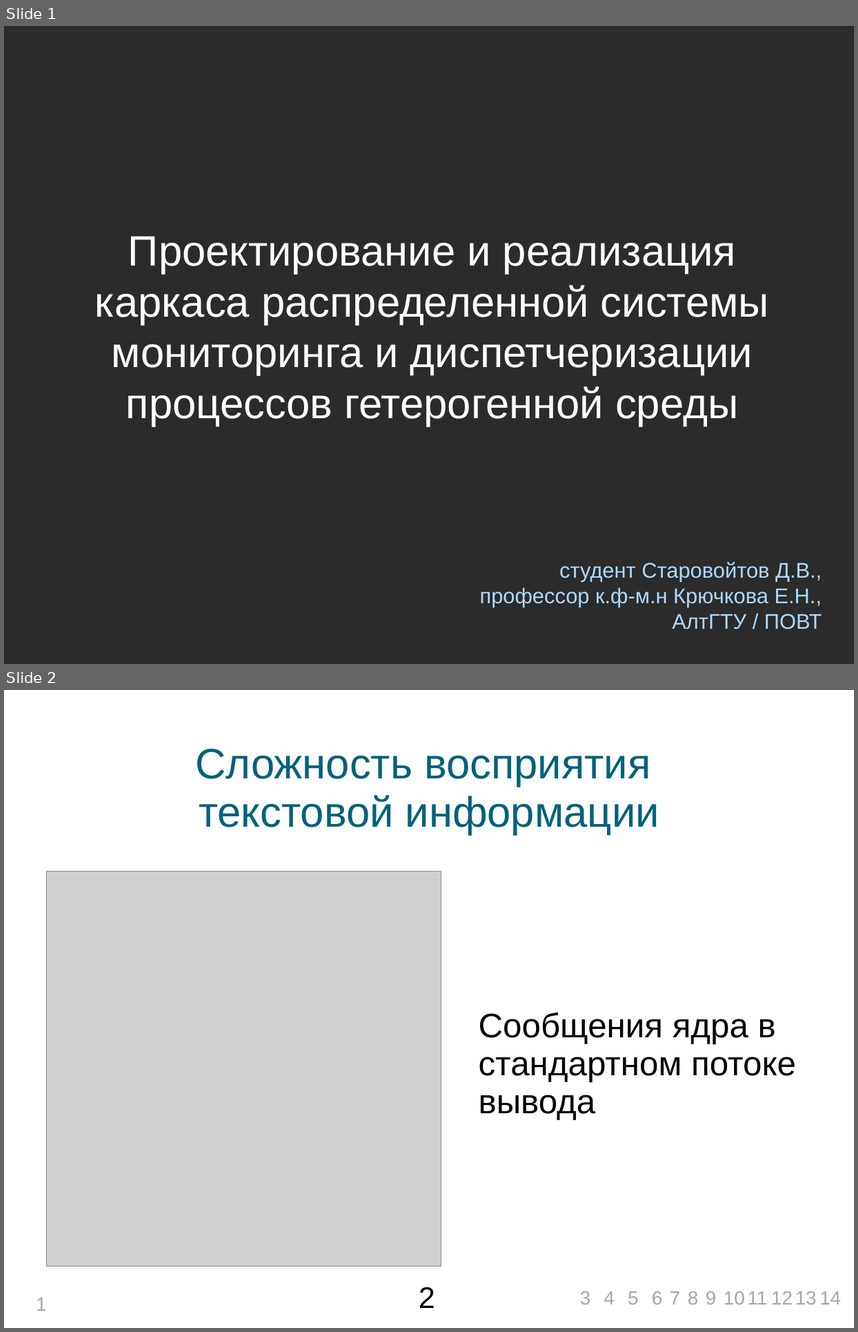
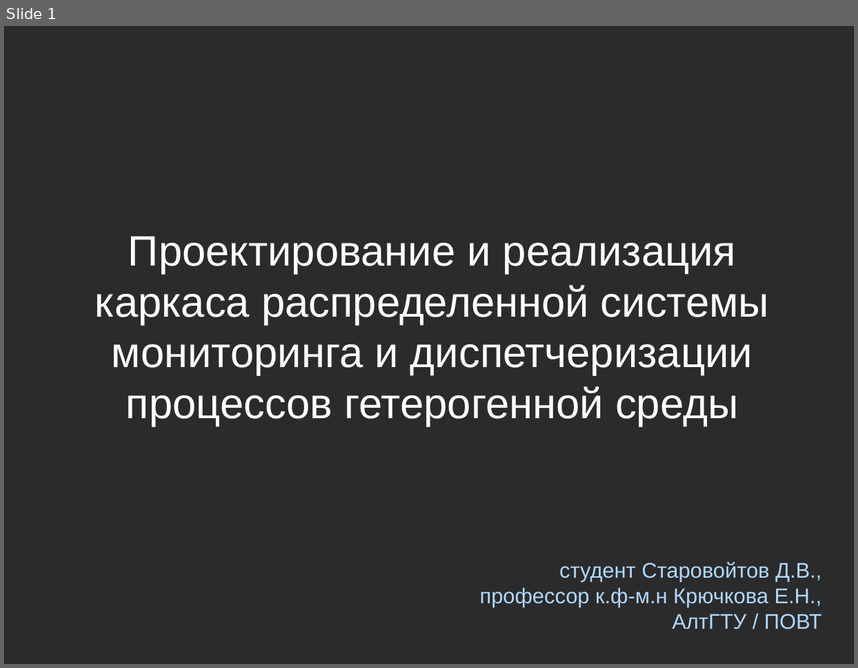
Before and after one commit to bluerain/snoopy, a slide deck: diploma/trunk/ppt/starovoitov.pptx. Shown one above the other, each under a label of ours: slides 1 and 2 before the commit, slide 1 after it. The pictures are 858x1332 and 858x668 pixels, drawn with LibreOffice and Linux fonts; fonts in the diff are those of the drawing; grey boxes stand for pictures; background and template pictures are left out; a plain dark background stands for a picture behind light text. Boxes give left, top, right and bottom in pixels: in the first picture for what was removed or moved away, otherwise in the second. Text is boxed around its words. In the diff, an @@ line names an element or a change of style, - is before the commit and + after.

```diff
--- a/diploma/trunk/ppt/starovoitov.pptx
+++ b/diploma/trunk/ppt/starovoitov.pptx
@@ slide 2 removed at bbox=[4, 690, 854, 1328], background picture (left out) @@
@@ text removed at bbox=[195, 749, 660, 835] @@
-Сложность восприятия
-текстовой информации
@@ picture removed at bbox=[46, 871, 441, 1266] @@
@@ text removed at bbox=[479, 1012, 796, 1120] @@
-Сообщения ядра в стандартном потоке вывода
@@ text removed at bbox=[419, 1287, 435, 1308] @@
-2
@@ text removed at bbox=[36, 1297, 46, 1310] @@
-1
@@ text removed at bbox=[580, 1291, 590, 1304] @@
-3
@@ text removed at bbox=[604, 1291, 615, 1304] @@
-4
@@ text removed at bbox=[628, 1291, 638, 1304] @@
-5
@@ text removed at bbox=[652, 1291, 662, 1304] @@
-6
@@ text removed at bbox=[670, 1291, 680, 1304] @@
-7
@@ text removed at bbox=[688, 1291, 698, 1304] @@
-8
@@ text removed at bbox=[706, 1291, 716, 1304] @@
-9
@@ text removed at bbox=[724, 1291, 745, 1304] @@
-10
@@ text removed at bbox=[748, 1291, 768, 1304] @@
-11
@@ text removed at bbox=[771, 1291, 793, 1304] @@
-12
@@ text removed at bbox=[795, 1291, 817, 1304] @@
-13
@@ text removed at bbox=[820, 1291, 841, 1304] @@
-14
```
Also in this commit, not shown: 9 slides changed, 4 slides added, 3 other slides removed, 8 other files.
